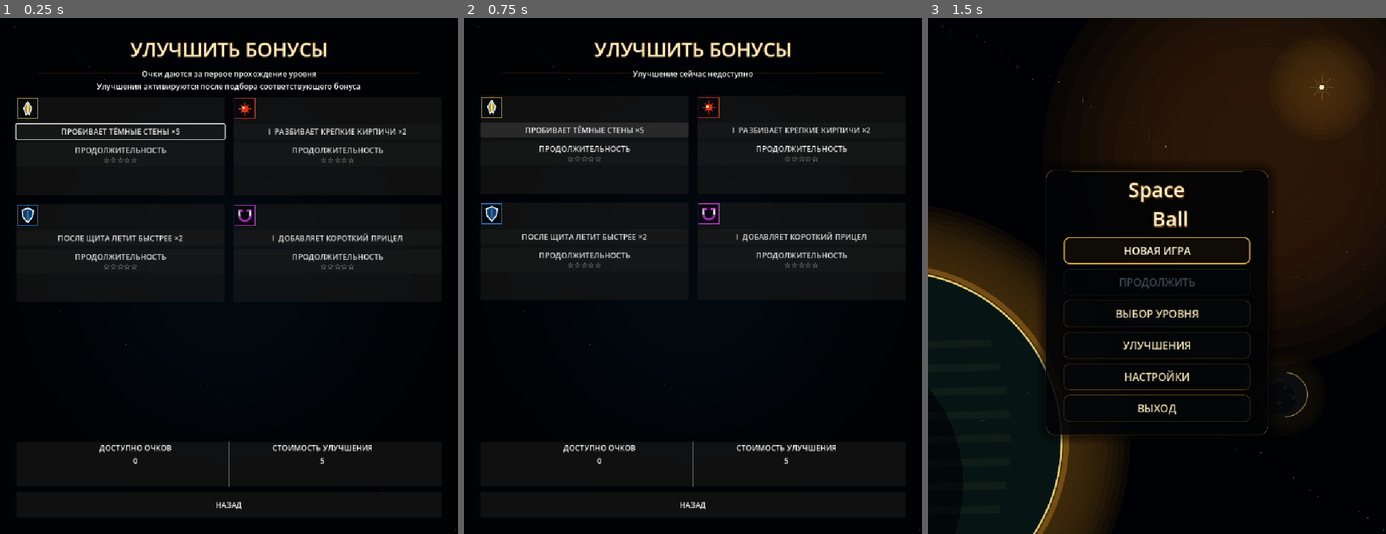
Above: before the commit, frames 1-3 (left to right).
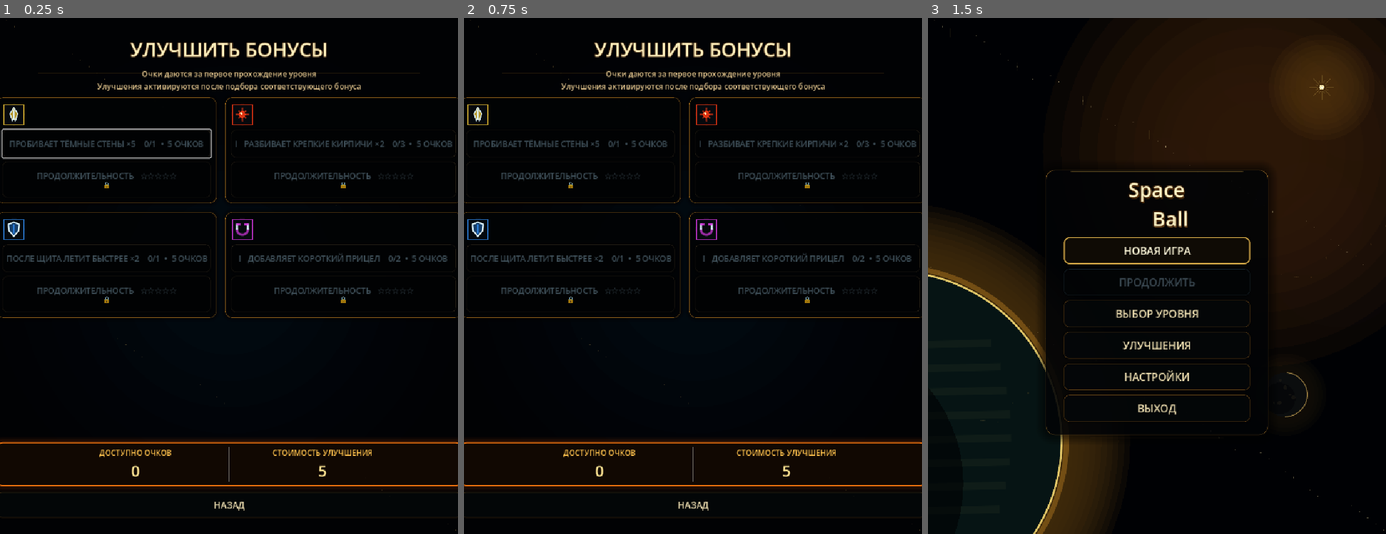
Above: after the commit, the same moments.

Repository: Ardarik421/arkanoid
Game: Godot game, scene res://scenes/skill_tree.tscn
Same seed, same stepped clock (60 frames per second), same inputs: the game is played once before the commit and once after it. This scene is started directly instead of the project's main scene. Sound files missing from this copy of the repository are replaced by a short silence.
Inputs (mouse positions are in pixels of both pictures, inside the frame that each line leads up to):
- Up to frame 1 (0.25 s): no input
- Up to frame 2 (0.75 s): click (583, 131) at 0.5 s, where only the run before the commit has a clickable "ПРОБИВАЕТ ТЁМНЫЕ СТЕНЫ ×5"
- Up to frame 3 (1.5 s): click "НАЗАД" at 1.25 s

The runs differ from the first frame. In frame 1, 7.8% of the frame differs, in the area x 0-100%, y 10-97%; in frame 2, 8.4%; in frame 3, nothing differs.
Error before the commit: Cannot call method 'add_theme_font_size_override' on a null value. (res://scenes/skill_tree.gd:42)

Commit message:
Highlight available bonus upgrades

Diff:
--- a/scenes/skill_tree.gd
+++ b/scenes/skill_tree.gd
@@ -3,7 +3,8 @@
 const MAIN_MENU_SCENE: String = "res://scenes/main_menu.tscn"
 var animation_time: float = 0.0
 
-@onready var sp_label: Label = $Margin/VBox/Header/SPLabel
+@onready var points_value: Label = $Margin/VBox/PointsPanel/HBox/Available/Value
+@onready var cost_value: Label = $Margin/VBox/PointsPanel/HBox/Cost/Value
 @onready var status_label: Label = $Margin/VBox/StatusLabel
 
 func _ready():
@@ -39,8 +40,7 @@
 	$Margin/VBox/Title.add_theme_color_override("font_color", Color(1.0, 0.94, 0.74))
 	$Margin/VBox/Title.add_theme_color_override("font_outline_color", Color(0.25, 0.12, 0.015, 0.95))
 	$Margin/VBox/Title.add_theme_constant_override("outline_size", 5)
-	sp_label.add_theme_font_size_override("font_size", 23)
-	sp_label.add_theme_color_override("font_color", Color(1.0, 0.90, 0.62))
+	_setup_points_panel()
 	status_label.add_theme_font_size_override("font_size", 16)
 	status_label.add_theme_color_override("font_color", Color(0.90, 0.78, 0.56))
 	for branch in $Margin/VBox/Branches.get_children():
@@ -50,11 +50,33 @@
 		for child in content.get_children():
 			if child is Button:
 				child.custom_minimum_size = Vector2(0, 58)
-				child.add_theme_font_size_override("font_size", 15)
+				child.add_theme_font_size_override("font_size", 17)
 		var duration_button: Button = content.get_node("Duration")
 		duration_button.custom_minimum_size = Vector2(0, 76)
 	$Margin/VBox/BackButton.add_theme_font_size_override("font_size", 19)
 	_style_back_button($Margin/VBox/BackButton)
+
+func _setup_points_panel() -> void:
+	var panel: PanelContainer = $Margin/VBox/PointsPanel
+	var style := StyleBoxFlat.new()
+	style.bg_color = Color(0.055, 0.028, 0.008, 0.88)
+	style.border_color = Color(1.0, 0.48, 0.06, 0.92)
+	style.set_border_width_all(2)
+	style.set_corner_radius_all(12)
+	style.content_margin_left = 18.0
+	style.content_margin_right = 18.0
+	style.content_margin_top = 10.0
+	style.content_margin_bottom = 10.0
+	style.shadow_color = Color(0.95, 0.34, 0.02, 0.18)
+	style.shadow_size = 12
+	panel.add_theme_stylebox_override("panel", style)
+	for path in ["HBox/Available/Caption", "HBox/Cost/Caption"]:
+		var label: Label = panel.get_node(path)
+		label.add_theme_font_size_override("font_size", 16)
+		label.add_theme_color_override("font_color", Color(1.0, 0.76, 0.30))
+	for label in [points_value, cost_value]:
+		label.add_theme_font_size_override("font_size", 32)
+		label.add_theme_color_override("font_color", Color(1.0, 0.90, 0.58))
 
 func _make_card_style() -> StyleBoxFlat:
 	var style := StyleBoxFlat.new()
@@ -88,14 +110,15 @@
 	button.add_theme_color_override("font_focus_color", Color(0.96, 0.995, 1.0))
 	button.add_theme_color_override("font_disabled_color", Color(0.34, 0.43, 0.48, 0.72))
 	if purchased:
-		button.add_theme_stylebox_override("normal", _make_button_style(Color(0.34, 0.86, 1.0, 0.72), Color(0.02, 0.11, 0.15, 0.92), 2))
-		button.add_theme_stylebox_override("disabled", _make_button_style(Color(0.28, 0.70, 0.84, 0.48), Color(0.015, 0.075, 0.10, 0.86), 1))
+		button.add_theme_stylebox_override("normal", _make_button_style(Color(0.82, 0.58, 0.18, 0.70), Color(0.055, 0.035, 0.012, 0.90), 2))
+		button.add_theme_stylebox_override("disabled", _make_button_style(Color(0.62, 0.44, 0.16, 0.48), Color(0.035, 0.024, 0.012, 0.86), 1))
 	elif available:
-		button.add_theme_stylebox_override("normal", _make_button_style(Color(0.18, 0.52, 0.70, 0.55), Color(0.01, 0.035, 0.052, 0.82), 1))
-		button.add_theme_stylebox_override("hover", _make_button_style(Color(0.42, 0.88, 1.0, 0.92), Color(0.02, 0.08, 0.11, 0.94), 2))
-		button.add_theme_stylebox_override("focus", _make_button_style(Color(0.48, 0.90, 1.0, 0.96), Color(0.02, 0.07, 0.10, 0.94), 2))
+		button.add_theme_color_override("font_color", Color(1.0, 0.91, 0.64))
+		button.add_theme_stylebox_override("normal", _make_button_style(Color(1.0, 0.68, 0.14, 0.94), Color(0.095, 0.050, 0.008, 0.94), 2))
+		button.add_theme_stylebox_override("hover", _make_button_style(Color(1.0, 0.82, 0.30, 1.0), Color(0.14, 0.075, 0.010, 0.98), 3))
+		button.add_theme_stylebox_override("focus", _make_button_style(Color(1.0, 0.84, 0.34, 1.0), Color(0.12, 0.065, 0.010, 0.98), 3))
 	else:
-		button.add_theme_stylebox_override("disabled", _make_button_style(Color(0.10, 0.20, 0.25, 0.42), Color(0.008, 0.016, 0.024, 0.80), 1))
+		button.add_theme_stylebox_override("disabled", _make_button_style(Color(0.22, 0.18, 0.12, 0.32), Color(0.006, 0.010, 0.014, 0.76), 1))
 
 func _style_back_button(button: Button):
 	button.add_theme_color_override("font_color", Color(0.92, 0.86, 0.68))
@@ -107,7 +130,8 @@
 	return get_node("Margin/VBox/Branches/%s/Content/%s" % [branch, node_name]) as Button
 
 func _refresh():
-	sp_label.text = "%d %s     •     СЛЕДУЮЩЕЕ УЛУЧШЕНИЕ: %d %s" % [SaveManager.skill_points, _points_word(SaveManager.skill_points), SaveManager.SKILL_COST, _points_word(SaveManager.SKILL_COST)]
+	points_value.text = str(SaveManager.skill_points)
+	cost_value.text = str(SaveManager.SKILL_COST)
 	_set_gameplay_button(_node("Piercing", "Gameplay"), SaveManager.piercing_gameplay, 1, "ПРОБИВАЕТ ТЁМНЫЕ СТЕНЫ ×5")
 	_set_duration_button(_node("Piercing", "Duration"), SaveManager.piercing_duration, SaveManager.piercing_gameplay >= 1)
 	_set_gameplay_button(_node("Explosive", "Gameplay"), SaveManager.explosive_gameplay, 3, _explosive_text())
